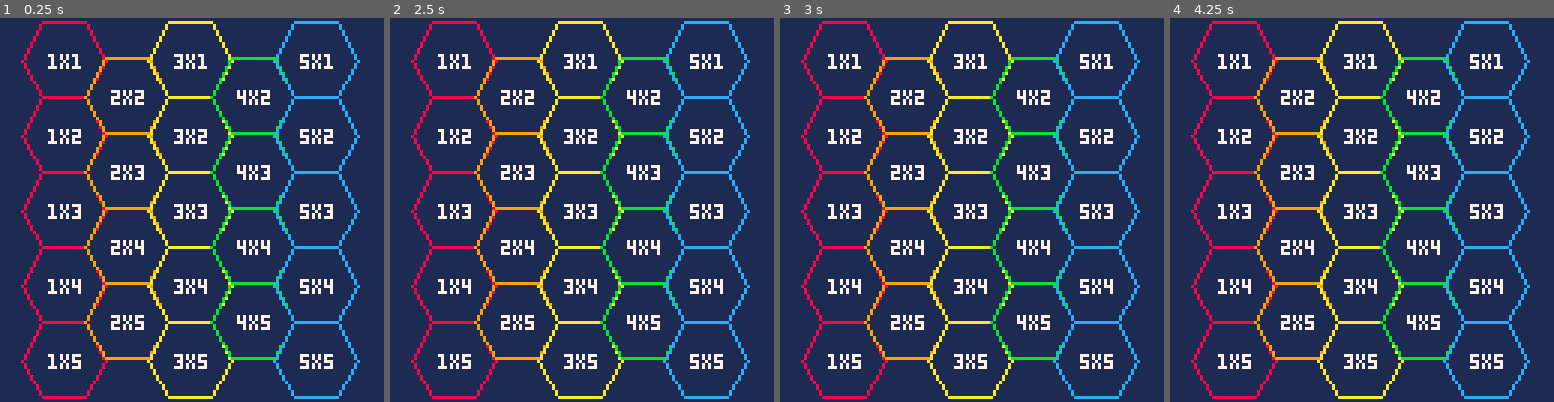
Above: before the commit, frames 1-4 (left to right).
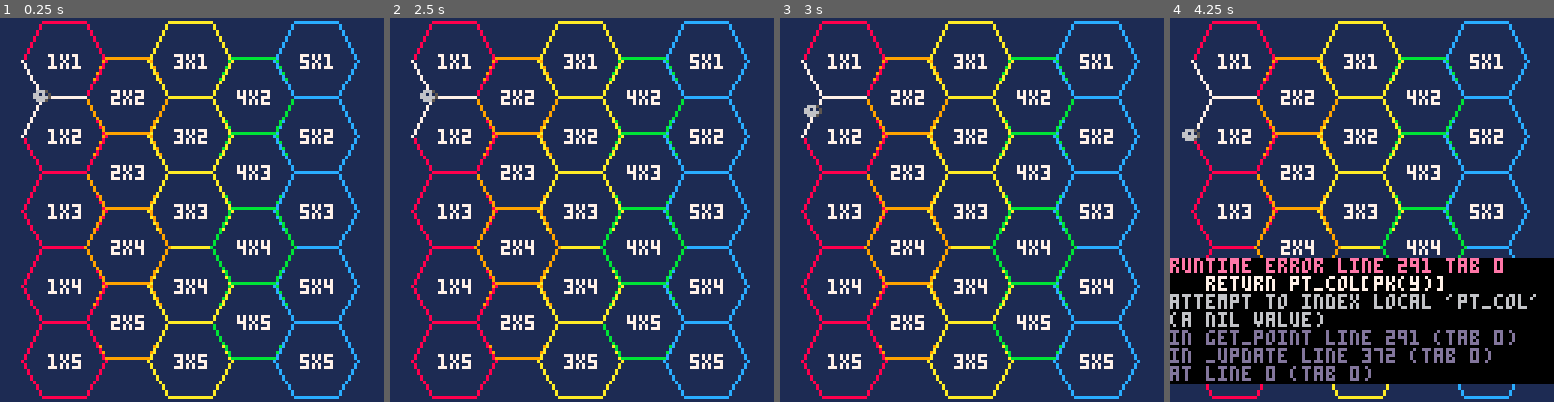
Above: after the commit, the same moments.

Repository: broquaint/pico8-carts
Game: PICO-8 cartridge eggjam202202.p8
The game is run twice, just before and just after one commit, with the same random seed, the same clock (stepped at 60 frames per second) and the same inputs.
Inputs:
- Up to frame 1 (0.25 s): no input
- Up to frame 2 (2.5 s): tap O (Z key) at 0.33, 0.7, 1.43, 2.22 s; tap X (X key) at 1.07, 2.07, 2.4 s; hold Left 1.97-2.37 s; hold Down from 2.42 s (still down)
- Up to frame 3 (3 s): tap X (X key) at 2.73 s; release Down at 2.82 s; hold Right from 2.87 s (still down)
- Up to frame 4 (4.25 s): tap X (X key) every 0.33 s from 3.07 to 4.07 s; tap O (Z key) at 3.1, 3.98 s; release Right at 3.53 s; hold Up 3.58-4.08 s; hold Right from 4.13 s (still down)

The runs differ from the first frame. In frame 1, 1.1% of the frame differs, in the area x 5-78%, y 10-89%; in frame 2, 1.1%; in frame 3, 1.2%; in frame 4, 34%, in the area x 0-100%, y 10-96%.
Error after the commit: runtime error line 291 tab 0; return pt_col[pk(y)]; attempt to index local 'pt_col' (a nil value)

Commit message:
WIP Player movement
Half–implemented ...

Point graph seems to work ... for one move

Added moving up and down (a boring limitation it seems). But it's all
horribly broken as the points just don't overlap which means the point
graph is irrevocably broken. Back to the drawing board ...

Fix point overlap with hack which rounds to nearest 5. This works as
none of the convergent points overlap at a 2.5 boundary so it all
lines up real nice.

Add moving up and down (mostly) at all points

Generalise point movement code

Diff:
--- a/eggjam202202.p8
+++ b/eggjam202202.p8
@@ -6,6 +6,44 @@
 -- by broquaint
 
 #include utils.lua
+
+-- ANIMATION --
+function animate(f)
+   animate_obj({}, f)
+end
+
+function animate_obj(obj, animation)
+   obj.co = cocreate(function()
+         obj.animating = true
+         animation(obj)
+         obj.animating = false
+         if(obj.cb) obj.cb(obj)
+   end)
+   coresume(obj.co)
+   add(animations, obj)
+end
+
+function easein(t)
+   return t*t
+end
+function easeoutquad(t)
+  t-=1
+  return 1-t*t
+end
+function lerp(a,b,t)
+   return a+(b-a)*t
+end
+
+function animate_move(obj)
+   animate_obj(obj, function()
+              for f = 1, obj.frames do
+                 obj.pos.x = lerp(obj.from_x, obj.to_x, easein(f/obj.frames))
+                 obj.pos.y = lerp(obj.from_y, obj.to_y, easein(f/obj.frames))
+                 yield()
+              end
+   end)
+end
+-- /ANIMATION --
 
 -- Mathematical constants
 -- hex angle
@@ -18,9 +56,15 @@
 g_hex_length = 14
 g_hex_grid = {}
 
+function pos_to_id(x, y)
+   return x .. "x" .. y
+end
+function id_to_pos()
+end
+
 function _setup_hexagon(col, row, x1, y1)
    local angle = C_hex_angle
-   local hexagon = { column = col, row = row, id = col .. "x" .. row, lines = {} }
+   local hexagon = { column = col, row = row, id = pos_to_id(col, row), lines = {} }
    for _ = 1,6 do
       local x2, y2 = x1 + (g_hex_length * cos(angle * C_trig_step)), y1 + (g_hex_length * sin(angle * C_trig_step))
       add(hexagon.lines, { x1 = x1, y1 = y1, x2 = x2, y2 = y2, column = col, row = row })
@@ -30,41 +74,195 @@
    return hexagon
 end
 
-function _setup_grid()
+function setup_grid()
    for col = 1, 5 do
       for row = 1, 5 do
          if not((col == 2 or col == 4) and row == 1) then
             local x1, y1 = 7 + ((col-1) * 21), 1 + ((row-1) * 25 + (col % 2 * 13))
-            add(g_hex_grid, _setup_hexagon(col, row, x1, y1))
-            debug("added ", col, "x", row)
+            local hex = _setup_hexagon(col, row, x1, y1)
+            g_hex_grid[hex.id] = hex
+            -- debug("added ", col, "x", row)
          else
-            debug("skipped ", col, "x", row)
+            -- debug("skipped ", col, "x", row)
          end
       end
    end
 end
 
+-- g_hex_paths = {{},{},{}, {},{},{}}
+g_no_top_path = { ["1x1"] = true, ["3x1"] = true, ["5x1"] = true }
+g_no_bot_path = { ["1x5"] = true, ["3x5"] = true, ["5x5"] = true }
+-- function _setup_paths()
+--    for hex in all(g_hex_grid) do
+--       if hex.column != 5 then
+--          -- local col = hex.column % 2 != 0 and hex.column
+--          local top_row = hex.row + (hex.column % 2 == 0 and -1 or 0)
+--          local next_hex = not(g_no_top_path[hex.id]) and g_hex_grid[5 * hex.column + top_row] or { lines = {} }
+--          debug(hex.id, ": col = ", hex.column + 1, ", row = ", top_row)--, " -> ", next_hex)
+--          local top_path = { up = next_hex.lines[1], down = next_hex.lines[5], hex = next_hex }
+--          g_hex_paths[hex.column][hex.row] = top_path
+--       else
+--       end
+--    end
+-- end
+
+-- Round to nearest 5
+function round5(n)
+   local rem = n % 5
+   return flr((n < 2.5 and n or (n+2.5)) / 5) * 5
+end
+
+
+function pk(k)
+   -- Using tostr as it seems PICO-8's version of Lua doesn't support
+   -- floats as keys The round5 is necessary as the "intersecting"
+   -- points of the hexagons don't actually intersect. By rounding to
+   -- the nearest 5 the "intersecting" points naturally group together.
+   return tostr(round5(k))
+end
+
+g_point_graph = {}
+function add_point(x, y, v)
+   local xs = pk(x)
+   if not g_point_graph[xs] then
+      g_point_graph[xs] = {}
+   end
+   g_point_graph[xs][pk(y)] = v
+end
+
+function get_point(x, y)
+   local pt_col = g_point_graph[pk(x)]
+   if not pt_col then
+      debug("!!! Couldn't find point for ", pk(x), "x", pk(y), " [", tostr(x), "x", tostr(y), "]")
+   end
+   return pt_col[pk(y)]
+end
+
+function setup_point_graph()
+   for id, hex in pairs(g_hex_grid) do
+      local top_line = hex.lines[2]
+      local tl_points = {
+         right = {top_line.x2, top_line.y2},
+         down  = {hex.lines[1].x1, hex.lines[1].y1},
+      }
+      if not g_no_top_path[hex.id] and g_hex_grid[pos_to_id(hex.column, hex.row - 1)] then
+         local up_line = g_hex_grid[pos_to_id(hex.column, hex.row - 1)].lines[6]
+         tl_points.up = {up_line.x2, up_line.y2}
+      end
+
+      -- LHS of top line
+      add_point(top_line.x1, top_line.y1, tl_points)
+
+      if (not g_no_top_path[hex.id]) and hex.column != 5 then
+         local top_row   = hex.row + (hex.column % 2 == 0 and -1 or 0)
+         local up_line   = g_hex_grid[pos_to_id(hex.column + 1, top_row)].lines[1]
+         local down_line = hex.lines[3]
+         -- RHS of top line
+         add_point(top_line.x2, top_line.y2, {
+            up = {up_line.x2, up_line.y2},
+            down = {down_line.x2, down_line.y2}
+         })
+      end
+   end
+   -- debug("graph = ", g_point_graph)
+end
+
+-- Player states.
+p_state_stopped = 'stopped'
+p_state_moving  = 'moving'
+
 function _init()
-   _setup_grid()
-end
-
+   animations = {}
+   frame_count = 0
+
+   setup_grid()
+   setup_point_graph()
+
+   local start_hex = g_hex_grid["1x2"]
+   -- debug("starting at ", start_hex)
+   player = {
+      at = { x = start_hex.lines[2].x1, y = start_hex.lines[2].y1 },
+      state = p_state_stopped
+   }
+end
+
+function run_animations()
+   for obj in all(animations) do
+      if costatus(obj.co) != 'dead' then
+         coresume(obj.co)
+      else
+         del(animations, obj)
+      end
+   end
+end
+
+function move_to_point(pt)
+   player.state = p_state_moving
+   animate_move({
+         pos = player.at,
+         from_x = player.at.x,
+         from_y = player.at.y,
+         to_x = pt[1],
+         to_y = pt[2],
+         frames = 30,
+         cb = function() player.state = p_state_stopped end
+   })
+end
+
+g_next_lines = {}
 function _update()
+   frame_count += 1
+
+   run_animations()
+
+   if player.state == p_state_stopped then
+      local pt = get_point(player.at.x, player.at.y)
+      g_next_lines = {}
+      if pt.right then
+         add(g_next_lines, { x1=player.at.x, y1=player.at.y, x2=pt.right[1], y2=pt.right[2] })
+      end
+      if pt.up then
+         add(g_next_lines, { x1=player.at.x, y1=player.at.y, x2=pt.up[1], y2=pt.up[2] })
+      end
+      if pt.down then
+         add(g_next_lines, { x1=player.at.x, y1=player.at.y, x2=pt.down[1], y2=pt.down[2] })
+      end
+
+      if pt.up and btnp(b_up) then
+         debug("moving up to ", pt.up)
+         move_to_point(pt.up)
+      end
+      if pt.down and btnp(b_down) then
+         debug("moving down to ", pt.down)
+         move_to_point(pt.down)
+      end
+      if pt.right and btnp(b_right) then
+         debug("moving to ", pt.right)
+         move_to_point(pt.right)
+      end
+   end
 end
 
 function _draw()
    cls(navy)
-   for hexagon in all(g_hex_grid) do
+   for id, hexagon in pairs(g_hex_grid) do
       print(hexagon.id, hexagon.lines[1].x1 + 9, hexagon.lines[1].y1 - 2, white)
       for hl in all(hexagon.lines) do
          line(hl.x1, hl.y1, hl.x2, hl.y2, white + hexagon.column)
       end
    end
+
+   for nl in all(g_next_lines) do
+      line(nl.x1, nl.y1, nl.x2, nl.y2, white)
+   end
+
+   spr(1, player.at.x-4, player.at.y-4)
 end
 
 __gfx__
 00000000000000000000000000000000000000000000000000000000000000000000000000000000000000000000000000000000000000000000000000000000
 00000000000000000000000000000000000000000000000000000000000000000000000000000000000000000000000000000000000000000000000000000000
-00700700000000000000000000000000000000000000000000000000000000000000000000000000000000000000000000000000000000000000000000000000
-00077000000000000000000000000000000000000000000000000000000000000000000000000000000000000000000000000000000000000000000000000000
-00077000000000000000000000000000000000000000000000000000000000000000000000000000000000000000000000000000000000000000000000000000
-00700700000000000000000000000000000000000000000000000000000000000000000000000000000000000000000000000000000000000000000000000000
+00700700006665000000000000000000000000000000000000000000000000000000000000000000000000000000000000000000000000000000000000000000
+00077000066161500000000000000000000000000000000000000000000000000000000000000000000000000000000000000000000000000000000000000000
+00077000066666500000000000000000000000000000000000000000000000000000000000000000000000000000000000000000000000000000000000000000
+00700700006665000000000000000000000000000000000000000000000000000000000000000000000000000000000000000000000000000000000000000000
